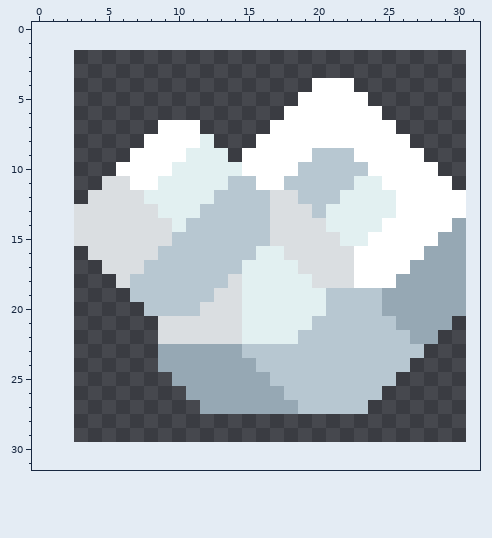
Pixel-art sprite: assets/sprites/items/item-salt.png. The first picture shows the starting point.
The file is 28x28 pixels. The old version is drawn lined up with the new one, on the new canvas.
Now the later version:
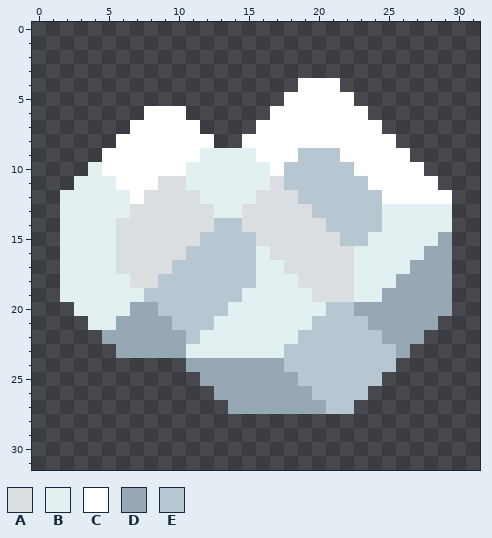
Palette (. is transparent): A #dadee1  B #e2f0f1  C #ffffff  D #96a8b4  E #b7c7d1
From old to new:
canvas 28x28 -> 32x32, the old top-left corner now at 3,2
@@ x 0..31 @@
  3 ................................
- 4 ....................CCC.........
- 5 ...................CCCCC........
- 6 ..................CCCCCCC.......
- 7 .........CCC.....CCCCCCCCC......
- 8 ........CCCCB...CCCCCCCCCCC.....
- 9 .......CCCCBBB.CCCCCEEECCCCC....
-10 ......CCCCBBBBBCCCCEEEEECCCCC...
-11 .....AACCBBBBBEECCEEEEEBBCCCCC..
-12 ....AAAABBBBBEEEEAAEEEBBBBCCCCC.
-13 ...AAAAAABBBEEEEEAAAEBBBBBCCCCC.
-14 ...AAAAAAABEEEEEEAAAABBBBCCCCCD.
-15 ...AAAAAAAEEEEEEEAAAAABBCCCCCDD.
-16 ....AAAAAEEEEEEEBBAAAAACCCCCDDD.
-17 .....AAAEEEEEEEBBBBAAAACCCCDDDD.
-18 ......AEEEEEEEABBBBBAAACCCDDDDD.
-19 .......EEEEEEAABBBBBBEEEEDDDDDD.
-20 ........EEEEAAABBBBBBEEEEDDDDDD.
-21 .........AAAAAABBBBBEEEEEEDDDD..
-22 .........AAAAAABBBBEEEEEEEEDD...
-23 .........DDDDDDEEEEEEEEEEEEE....
-24 .........DDDDDDDEEEEEEEEEEE.....
-25 ..........DDDDDDDEEEEEEEEE......
-26 ...........DDDDDDDEEEEEEE.......
-27 ............DDDDDDDEEEEE........
+ 4 ...................CCC..........
+ 5 ..................CCCCC.........
+ 6 ........CCC......CCCCCCC........
+ 7 .......CCCCC....CCCCCCCCC.......
+ 8 ......CCCCCCC..CCCCCCCCCCC......
+ 9 .....CCCCCCCBBBBCCCEEECCCCC.....
+10 ....BCCCCCCBBBBBBCEEEEECCCCC....
+11 ...BBBCCCAABBBBBBAEEEEEECCCCC...
+12 ..BBBBBCAAAABBBBAAAEEEEEECCCCC..
+13 ..BBBBBAAAAAABBAAAAAEEEEEBBBBB..
+14 ..BBBBAAAAAAAEEAAAAAAEEEEBBBBB..
+15 ..BBBBAAAAAAEEEEAAAAAAEEBBBBBD..
+16 ..BBBBAAAAAEEEEEBAAAAAABBBBBDD..
+17 ..BBBBAAAAEEEEEEBBAAAAABBBBDDD..
+18 ..BBBBBAAEEEEEEEBBBAAAABBBDDDD..
+19 ..BBBBBBEEEEEEEBBBBBAAABBDDDDD..
+20 ...BBBBDDEEEEEBBBBBBBEEDDDDDDD..
+21 ....BBDDDDEEEBBBBBBBEEEEDDDDD...
+22 .....DDDDDDEBBBBBBBEEEEEEDDD....
+23 ......DDDDDBBBBBBBEEEEEEEED.....
+24 ...........DDDDDDDEEEEEEEE......
+25 ............DDDDDDDEEEEEE.......
+26 .............DDDDDDDEEEE........
+27 ..............DDDDDDDEE.........
 28 ................................
Changed places in both pictures, as pixel boxes (x1, y1, x2, y2):
changed: (60, 78, 466, 414)
